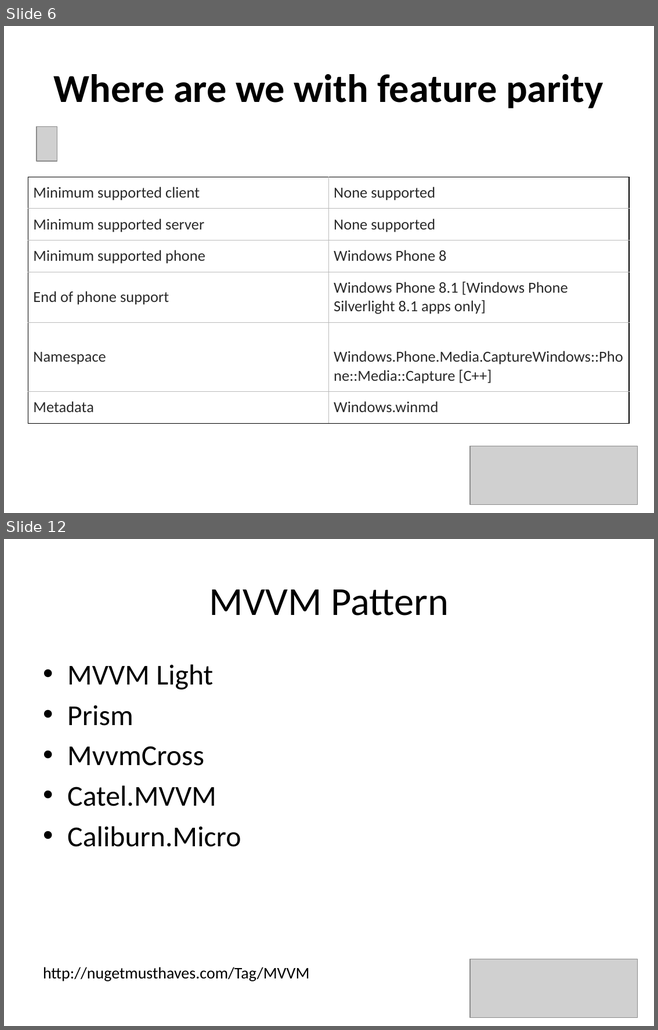
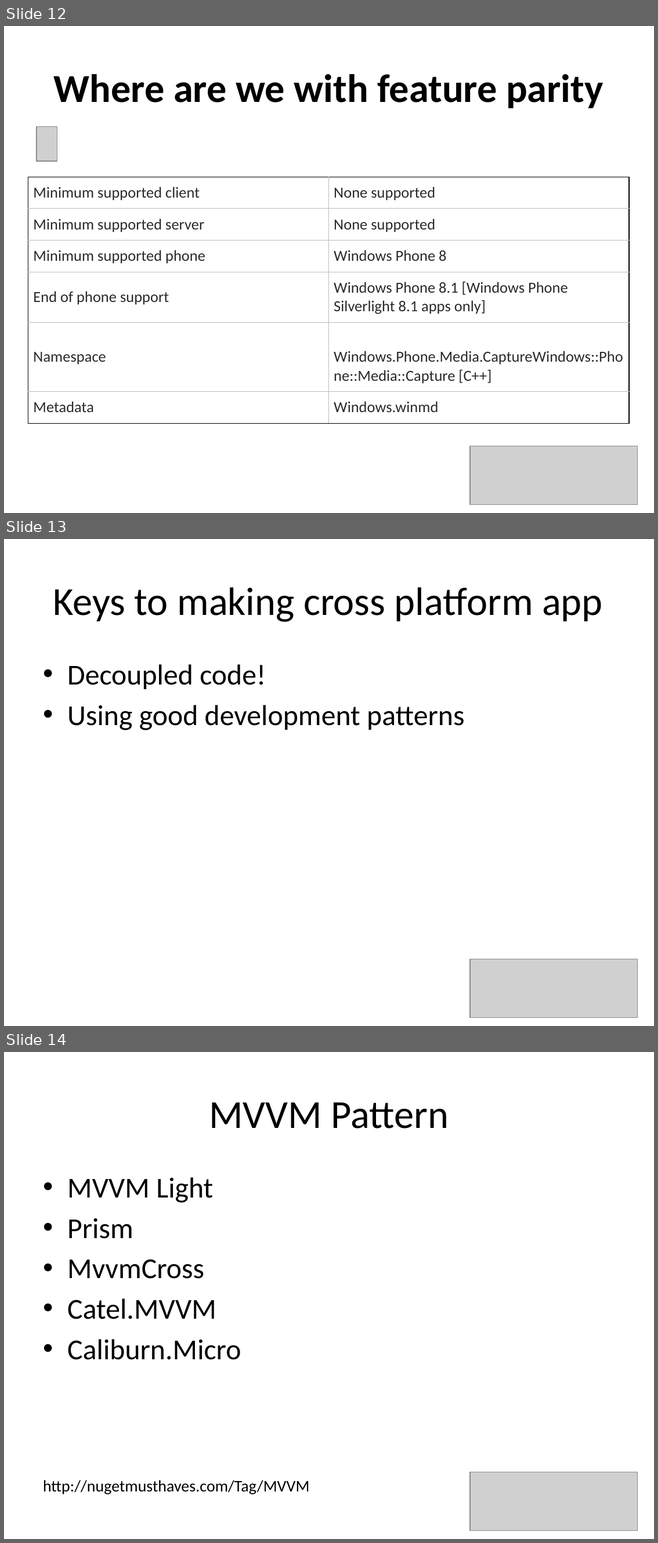
Before and after one commit to underhilld2/UniversalAppPortalClassLibraries, a slide deck: ReCon2014_UniversalAppPortalClassLibraries_Light.pptx. Shown one above the other, each under a label of ours: slides 6 and 12 before the commit, slides 12, 13 and 14 after it; the slides between them are not shown. The pictures are 658x1030 and 658x1543 pixels, drawn with LibreOffice and Linux fonts; fonts in the diff are those of the drawing; grey boxes stand for pictures. Boxes give left, top, right and bottom in pixels: in the first picture for what was removed or moved away, otherwise in the second. Text is boxed around its words. In the diff, an @@ line names an element or a change of style, - is before the commit and + after.

```diff
--- a/ReCon2014_UniversalAppPortalClassLibraries_Light.pptx
+++ b/ReCon2014_UniversalAppPortalClassLibraries_Light.pptx
@@ slide 13 added at (4,539,654,1026), background #FFFFFF @@
@@ title added at (53,587,603,622), 44 pt, text #000000 @@
+Keys to making cross platform app
@@ text added at (67,664,464,730), 32 pt, text #000000 @@
+• Decoupled code!
+• Using good development patterns
@@ picture added at (470,959,637,1017) @@
@@ what was slide 6 is now slide 12 @@
@@ what was slide 12 is now slide 14 @@
```
Also in this commit, not shown: 3 other slides added.
